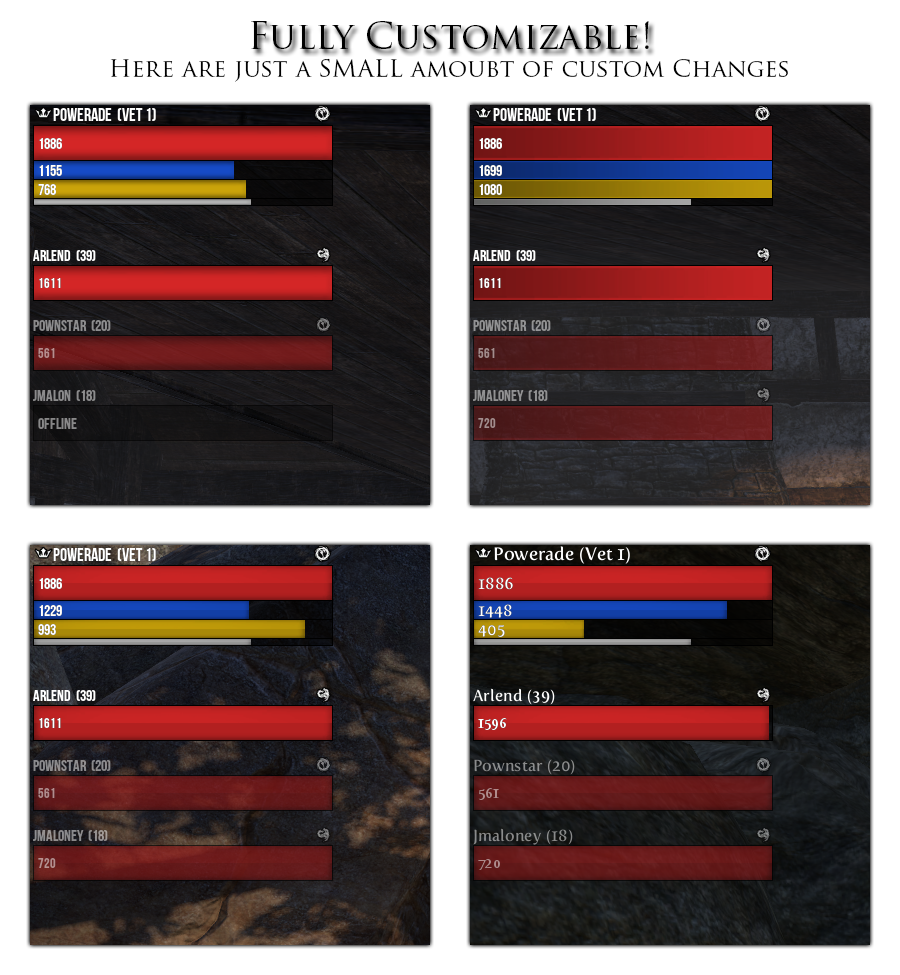
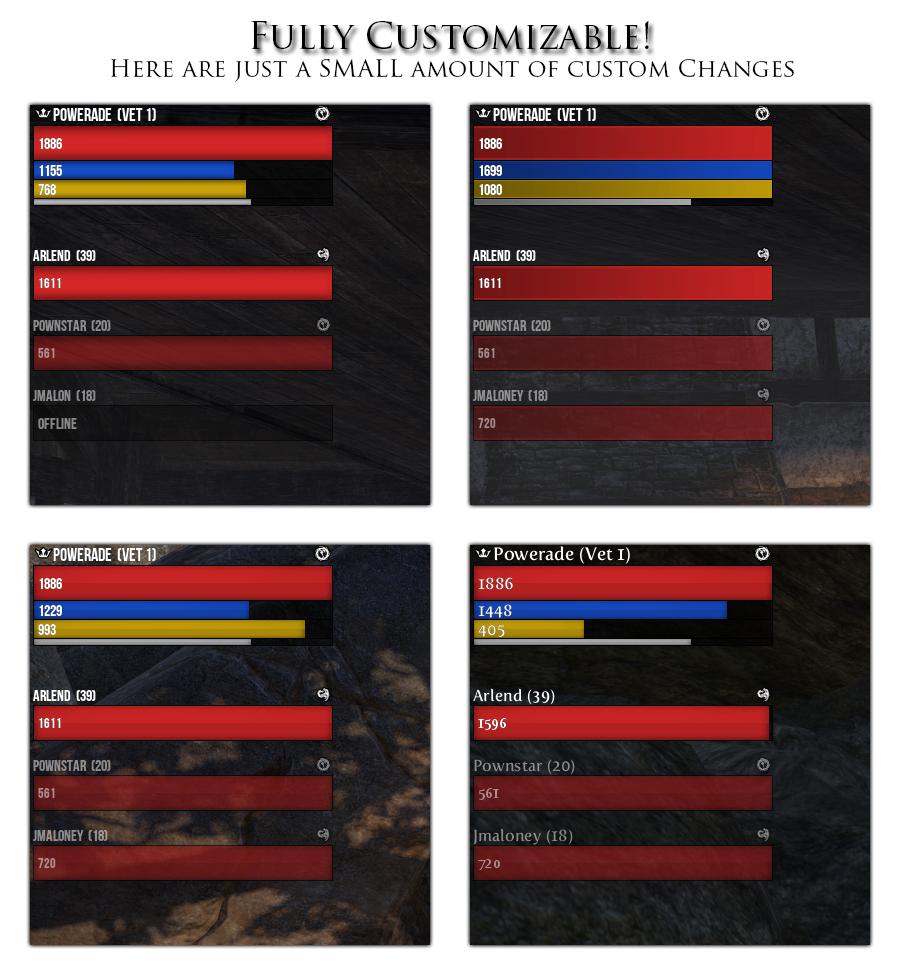
Layer changes from the first 900px x 975px image to the second:
renamed "Here are just a SMALL amoubt of custom Changes" to "Here are just a SMALL amount of custom Changes", painted on it over [486, 59, 794, 77]
